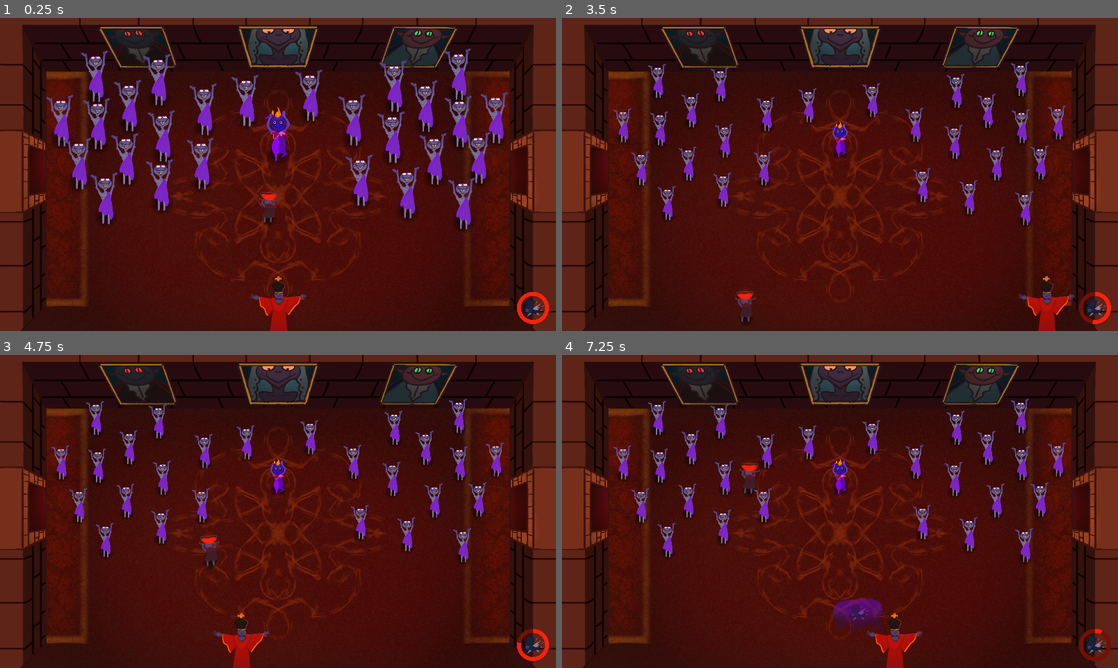
Above: before the commit, frames 1-4 (two rows, left to right).
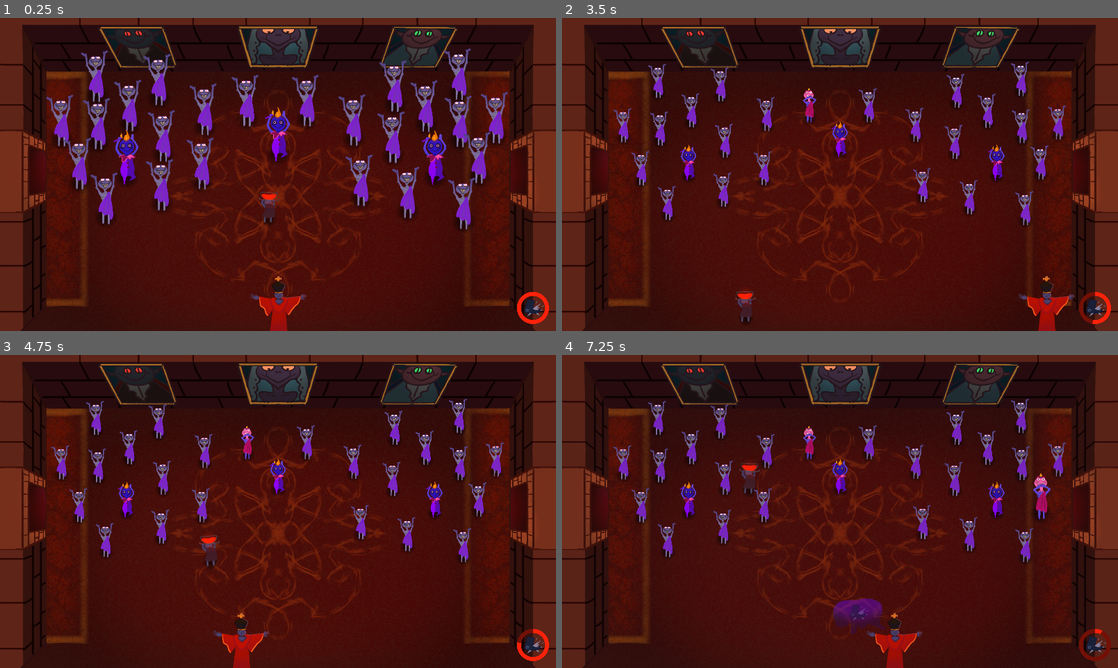
Above: after the commit, the same moments.

Repository: QuantumForgeGames/lest-ye-falter
Game: Godot game, scene res://scenes/levels/level2_debug.tscn
Two runs of this game, one before a commit and one after it. Both use one fixed random seed, a clock stepped at 60 frames per second and the inputs below. This scene is started directly instead of the project's main scene. Sound files missing from this copy of the repository are replaced by a short silence.
Inputs (mouse positions are in pixels of both pictures, inside the frame that each line leads up to):
- Up to frame 1 (0.25 s): no input
- Up to frame 2 (3.5 s): move the mouse to (962, 158) at 0.52 s; hold D (move_right) 0.53-1.28 s; tap Shift (random_kick) at 0.6, 2.1 s; move the mouse to (728, 190) at 1.27 s; hold S (move_down) 1.28-2.03 s; tap O (serve_punch) at 1.35, 2.85 s; move the mouse to (895, 105) at 2.02 s; hold D (move_right) 2.03-2.78 s; move the mouse to (812, 237) at 2.77 s; hold W (move_up) from 2.78 s (still down)
- Up to frame 3 (4.75 s): move the mouse to (444, 558) at 3.52 s; release W (move_up) at 3.53 s; hold A (move_left) from 3.53 s (still down); tap Shift (random_kick) at 3.6 s; move the mouse to (111, 464) at 4.27 s; tap O (serve_punch) at 4.35 s
- Up to frame 4 (7.25 s): move the mouse to (867, 511) at 5.02 s; release A (move_left) at 5.03 s; hold S (move_down) 5.03-5.78 s; tap Shift (random_kick) at 5.1, 6.6 s; move the mouse to (756, 433) at 5.77 s; hold D (move_right) 5.78-6.53 s; tap O (serve_punch) at 5.85 s; move the mouse to (962, 495) at 6.52 s; hold W (move_up) from 6.53 s (still down)

The runs differ from the first frame. In frame 1, 1.3% of the frame differs, in the area x 20-81%, y 16-54%; in frame 2, 0.8%; in frame 3, 0.8%; in frame 4, 1.1%.

Commit message:
updated music connections

Diff:
--- a/scenes/globals/AudioManager.tscn
+++ b/scenes/globals/AudioManager.tscn
@@ -1,31 +1,45 @@
-[gd_scene load_steps=12 format=3 uid="uid://bnpcxbmw6v6mx"]
+[gd_scene load_steps=19 format=3 uid="uid://bnpcxbmw6v6mx"]
 
 [ext_resource type="Script" path="res://scripts/globals/audio_manager.gd" id="1_65yjc"]
-[ext_resource type="AudioStream" uid="uid://cycko6blmfk80" path="res://assets/audio/sfx/cultist_active/Dissenter_Active_1_V1.wav" id="2_e2in6"]
-[ext_resource type="AudioStream" uid="uid://cmkwtj1gx77mf" path="res://assets/audio/sfx/cultist_active/Dissenter_Active_2_V1.wav" id="3_dn4wx"]
-[ext_resource type="AudioStream" uid="uid://dqxbfajsc807i" path="res://assets/audio/sfx/cultist_active/Doubter_Active_1_V1.wav" id="4_g6wp3"]
-[ext_resource type="AudioStream" uid="uid://cwb56vfgl4opu" path="res://assets/audio/sfx/cultist_active/Doubter_Active_2_V1.wav" id="5_3ic8t"]
-[ext_resource type="AudioStream" uid="uid://uvbrkg2h35un" path="res://assets/audio/240615_GodotGameJam2_Music.wav" id="6_dska7"]
-[ext_resource type="AudioStream" uid="uid://dk4i17uvrs5ta" path="res://assets/audio/sfx/mingame/MinigameArrowNote_1_V3.wav" id="6_lbuid"]
-[ext_resource type="AudioStream" uid="uid://db1y7t64dakkj" path="res://assets/audio/sfx/mingame/MinigameArrowNote_2_V3.wav" id="7_wlo4n"]
-[ext_resource type="AudioStream" uid="uid://mbsgaf2hy86e" path="res://assets/audio/sfx/mingame/MinigameArrowNote_3_V3.wav" id="8_71uys"]
-[ext_resource type="AudioStream" uid="uid://btbo3rmnq31d7" path="res://assets/audio/sfx/mingame/MinigameArrowNote_4_V3.wav" id="9_y63iv"]
-[ext_resource type="AudioStream" uid="uid://dbijl8aqs66en" path="res://assets/audio/sfx/mingame/MinigameWin_1_V2.wav" id="10_gnqja"]
+[ext_resource type="AudioStream" uid="uid://byxk2v5rqldu1" path="res://assets/audio/Dissenter_Active_1_V2.wav" id="2_7dvnx"]
+[ext_resource type="AudioStream" uid="uid://b7hwxml686udt" path="res://assets/audio/Dissenter_Active_2_V2.wav" id="3_e1o4j"]
+[ext_resource type="AudioStream" uid="uid://d0s2rkapm2cpl" path="res://assets/audio/Doubter_Active_1_V2.wav" id="4_asa8q"]
+[ext_resource type="AudioStream" uid="uid://wt7eanymw5jg" path="res://assets/audio/Doubter_Active_2_V2.wav" id="5_b1w0b"]
+[ext_resource type="AudioStream" uid="uid://bb7pvob1auedb" path="res://assets/audio/MiniGameArrow_1_V2.wav" id="6_w57nw"]
+[ext_resource type="AudioStream" uid="uid://gv3dg8ntp4ag" path="res://assets/audio/MiniGameArrow_2_V2.wav" id="7_j1488"]
+[ext_resource type="AudioStream" uid="uid://dxkjayhhkcx14" path="res://assets/audio/MiniGameArrow_3_V2.wav" id="8_52vj3"]
+[ext_resource type="AudioStream" uid="uid://bod3sl5jm4nt" path="res://assets/audio/MiniGameArrow_4_V2.wav" id="9_mox5n"]
+[ext_resource type="AudioStream" uid="uid://cbd4t3a5ut5q8" path="res://assets/audio/MiniGameWin_V2.wav" id="10_wcxx1"]
+[ext_resource type="AudioStream" uid="uid://cwmas5882y5wh" path="res://assets/audio/MiniGameLose_V2.wav" id="11_gnt1e"]
+[ext_resource type="AudioStream" uid="uid://cg747dtkxcas0" path="res://assets/audio/PunchBowl_Drink_1_V1.wav" id="12_rfbs4"]
+[ext_resource type="AudioStream" uid="uid://23ovql433dvt" path="res://assets/audio/PunchBowl_Drink_2_V1.wav" id="13_d264d"]
+[ext_resource type="AudioStream" uid="uid://bc02h2gvn4d5k" path="res://assets/audio/PunchBowl_Fill_V1.wav" id="14_uuy28"]
+[ext_resource type="AudioStream" uid="uid://b6uu1y14a0wp2" path="res://assets/audio/GameWin_V1.wav" id="15_qii5t"]
+[ext_resource type="AudioStream" uid="uid://d1a54xq7pip87" path="res://assets/audio/GameLose_V1.wav" id="16_eqm3m"]
+[ext_resource type="AudioStream" uid="uid://jxki7s3b4ul3" path="res://assets/audio/MUSIC_Main_V3.wav" id="17_3ta26"]
+[ext_resource type="AudioStream" uid="uid://co2mhux3k3xjm" path="res://assets/audio/MUSIC_Dissent_Layer_V1.wav" id="18_0hu4k"]
 
-[node name="AudioManager" type="Node2D" node_paths=PackedStringArray("_AudioSpawner", "_BackgroundMusic")]
+[node name="AudioManager" type="Node2D" node_paths=PackedStringArray("_AudioSpawner", "_BackgroundMusic", "BackgroundChanting")]
 process_mode = 3
 script = ExtResource("1_65yjc")
 _AudioSpawner = NodePath("AudioSpawner")
 _BackgroundMusic = NodePath("BackgroundMusic")
-audio_dissenter_active = Array[AudioStreamWAV]([ExtResource("2_e2in6"), ExtResource("3_dn4wx")])
-audio_doubter_active = Array[AudioStreamWAV]([ExtResource("4_g6wp3"), ExtResource("5_3ic8t")])
-audio_minigame_notes = Array[AudioStreamWAV]([ExtResource("6_lbuid"), ExtResource("7_wlo4n"), ExtResource("8_71uys"), ExtResource("9_y63iv")])
-audio_minigame_win = ExtResource("10_gnqja")
+BackgroundChanting = NodePath("BackgroundChanting")
+audio_dissenter_active = Array[AudioStreamWAV]([ExtResource("2_7dvnx"), ExtResource("3_e1o4j")])
+audio_doubter_active = Array[AudioStreamWAV]([ExtResource("4_asa8q"), ExtResource("5_b1w0b")])
+audio_minigame_notes = Array[AudioStreamWAV]([ExtResource("6_w57nw"), ExtResource("7_j1488"), ExtResource("8_52vj3"), ExtResource("9_mox5n")])
+audio_minigame_win = ExtResource("10_wcxx1")
+audio_minigame_lose = ExtResource("11_gnt1e")
+audio_punchbowl_drink = Array[AudioStreamWAV]([ExtResource("12_rfbs4"), ExtResource("13_d264d")])
+audio_punchbowl_fill = ExtResource("14_uuy28")
+audio_game_win = ExtResource("15_qii5t")
+audio_game_lose = ExtResource("16_eqm3m")
 
 [node name="BackgroundMusic" type="AudioStreamPlayer" parent="."]
-stream = ExtResource("6_dska7")
+stream = ExtResource("17_3ta26")
+
+[node name="BackgroundChanting" type="AudioStreamPlayer" parent="."]
+stream = ExtResource("18_0hu4k")
 volume_db = -40.0
 
-[node name="BackgroundChanting" type="AudioStreamPlayer" parent="."]
-
 [node name="AudioSpawner" type="Node" parent="."]
--- a/scenes/levels/level2_debug.tscn
+++ b/scenes/levels/level2_debug.tscn
@@ -83,6 +83,7 @@
 
 [node name="Cultist5" parent="CultistSpawner" instance=ExtResource("5_1vv0e")]
 position = Vector2(437, 535)
+initial_state = 2
 
 [node name="Cultist9" parent="CultistSpawner" instance=ExtResource("5_1vv0e")]
 position = Vector2(365, 671)
@@ -98,6 +99,7 @@
 
 [node name="Cultist4" parent="CultistSpawner" instance=ExtResource("5_1vv0e")]
 position = Vector2(1501, 535)
+initial_state = 2
 
 [node name="Cultist13" parent="CultistSpawner" instance=ExtResource("5_1vv0e")]
 position = Vector2(1588, 406)
@@ -137,7 +139,7 @@
 position = Vector2(852, 334)
 
 [node name="Cultist29" parent="CultistSpawner" instance=ExtResource("5_1vv0e")]
-position = Vector2(1072, 316)
+position = Vector2(1060, 334)
 
 [node name="Cultist20" parent="CultistSpawner" instance=ExtResource("5_1vv0e")]
 position = Vector2(1653, 531)
--- a/scripts/globals/audio_manager.gd
+++ b/scripts/globals/audio_manager.gd
@@ -13,24 +13,41 @@
 @export_group("minigame")
 @export var audio_minigame_notes :Array[AudioStreamWAV] = []
 @export var audio_minigame_win :AudioStreamWAV
+@export var audio_minigame_lose :AudioStreamWAV
+
+@export_group("punchbowl")
+@export var audio_punchbowl_drink :Array[AudioStreamWAV]
+@export var audio_punchbowl_fill :AudioStreamWAV
+
+@export_group("level results")
+@export var audio_game_win :AudioStreamWAV
+@export var audio_game_lose :AudioStreamWAV
 
 
 func _ready () -> void:
-    _BackgroundMusic.play()
-    # connect cultist state change signals to audio cues
-    EventManager.cultist_state_changed.connect(_spawn_cultist_state_change)
+	_BackgroundMusic.play()
+	BackgroundChanting.play()
+
+	# connect cultist state change signals to audio cues
+	EventManager.cultist_state_changed.connect(_spawn_cultist_state_change)
+	EventManager.level_lost.connect(play_stream_oneshot.bind(audio_game_lose))
+	EventManager.level_won.connect(play_stream_oneshot.bind(audio_game_win))
 
 
 func _spawn_cultist_state_change (cultist :Cultist) -> void:
-    match cultist.get_current_state():
-        "Doubt": play_stream_oneshot(audio_doubter_active.pick_random())
-        "Dissent": play_stream_oneshot(audio_dissenter_active.pick_random())
-        _: return
+	match cultist.get_current_state():
+		"Doubt": play_stream_oneshot(audio_doubter_active.pick_random())
+		"Dissent": play_stream_oneshot(audio_dissenter_active.pick_random())
+		_: return
+
+
+func reset_chanting () -> void:
+	self.create_tween().tween_property(BackgroundChanting, "volume_db", -40., 1.5)
 
 
 func play_stream_oneshot (stream :AudioStream) -> void:
-    var audio_player = AudioStreamPlayer.new()
-    _AudioSpawner.add_child(audio_player)
-    audio_player.stream = stream
-    audio_player.finished.connect(func(): audio_player.queue_free())
-    audio_player.play()
+	var audio_player = AudioStreamPlayer.new()
+	_AudioSpawner.add_child(audio_player)
+	audio_player.stream = stream
+	audio_player.finished.connect(func(): audio_player.queue_free())
+	audio_player.play()
--- a/scripts/globals/level_manager.gd
+++ b/scripts/globals/level_manager.gd
@@ -9,42 +9,43 @@
 const MAX_LEVELS :int = 8
 
 var scenes = {
-    "MAIN_MENU": "res://scenes/menus/main_menu.tscn",
-    "INSTRUCTIONS1": "res://scenes/menus/instructions1.tscn",
-    "INSTRUCTIONS2": "res://scenes/menus/instructions2.tscn",
-    "WIN_SCREEN": null
+	"MAIN_MENU": "res://scenes/menus/main_menu.tscn",
+	"INSTRUCTIONS1": "res://scenes/menus/instructions1.tscn",
+	"INSTRUCTIONS2": "res://scenes/menus/instructions2.tscn",
+	"WIN_SCREEN": null
 }
 
 var LAST_LVL: int = 8
 
 
 func _ready () -> void:
-    for i in range(1, MAX_LEVELS +1):
-        scenes["LVL%s" %i] = level_path_template %i
+	for i in range(1, MAX_LEVELS +1):
+		scenes["LVL%s" %i] = level_path_template %i
 
 
 func change_to_next_level(current: int) -> void:
-    change_scene("LVL%s" % (current + 1))
+	change_scene("LVL%s" % (current + 1))
 
 
 func change_scene(target: String) -> void:
-    _change_scene(scenes[target])
+	_change_scene(scenes[target])
 
 
 func _change_scene(target: String) -> void:
-    $ColorRect.mouse_filter = Control.MOUSE_FILTER_STOP
-    animation_player.play("fade")
-    await animation_player.animation_finished
-    get_tree().change_scene_to_file(target)
-    animation_player.play_backwards("fade")
-    $ColorRect.mouse_filter = Control.MOUSE_FILTER_IGNORE
+	AudioManager.reset_chanting()
+	$ColorRect.mouse_filter = Control.MOUSE_FILTER_STOP
+	animation_player.play("fade")
+	await animation_player.animation_finished
+	get_tree().change_scene_to_file(target)
+	animation_player.play_backwards("fade")
+	$ColorRect.mouse_filter = Control.MOUSE_FILTER_IGNORE
 
 
 func reload_scene() -> void:
-    $ColorRect.mouse_filter = Control.MOUSE_FILTER_STOP
-    animation_player.play("fade")
-    await animation_player.animation_finished
-    get_tree().reload_current_scene()
-    animation_player.play_backwards("fade")
-    $ColorRect.mouse_filter = Control.MOUSE_FILTER_IGNORE
-    retry.emit()
+	$ColorRect.mouse_filter = Control.MOUSE_FILTER_STOP
+	animation_player.play("fade")
+	await animation_player.animation_finished
+	get_tree().reload_current_scene()
+	animation_player.play_backwards("fade")
+	$ColorRect.mouse_filter = Control.MOUSE_FILTER_IGNORE
+	retry.emit()
--- a/scripts/hit_handlers/on_input.gd
+++ b/scripts/hit_handlers/on_input.gd
@@ -8,10 +8,13 @@
 func on_collision(body: PhysicsBody2D) -> void:
 	if body is Paddle:
 		if hits_remaining == 0: entity.change_sprite()
+		if hits_remaining < MAX_HIT_COUNT:
+			AudioManager.play_stream_oneshot(AudioManager.audio_punchbowl_fill)
 		hits_remaining = MAX_HIT_COUNT
 		entity.on_paddle_bounce()
 	elif body is Cultist and hits_remaining > 0 and can_serve:
 		hits_remaining -= 1
+		AudioManager.play_stream_oneshot(AudioManager.audio_punchbowl_drink.pick_random())
 		body.on_hit()
 		if hits_remaining == 0: entity.change_sprite()
 
--- a/scripts/system/game_manager.gd
+++ b/scripts/system/game_manager.gd
@@ -65,7 +65,7 @@
 func _on_cultist_escaped(cultist: Cultist) -> void:
 	num_escaped += 1
 	cultist.reparent(get_parent())
-	_check_game_status()
+	if level_active: _check_game_status()
 
 func _recompute_stats(_cultist: Cultist) -> void:
 	num_base = 0
@@ -91,12 +91,15 @@
 	if num_escaped >= MAX_ESCAPED:
 		LevelPrompt.set_lose_text("ESCAPE")
 		EventManager.level_lost.emit()
-	if doubt < 0.15:
+		level_active = false
+	elif doubt < 0.15:
 		LevelPrompt.set_lose_text("DOUBT")
 		EventManager.level_lost.emit()
-	if num_dissent == 0:
+		level_active = false
+	elif num_dissent == 0:
 		LevelPrompt._handle_scoring(num_base_killed, num_doubt_killed)
 		EventManager.level_won.emit()
+		level_active = false
 
 
 func _tween_doubt_shader (doubt :float) -> void:
@@ -104,7 +107,7 @@
 	doubt_tween = get_tree().create_tween()
 	var cur_doubt = doubt_shader.material.get_shader_parameter("transparency")
 	doubt_tween.tween_method(func(d):
-		AudioManager._BackgroundMusic.set_volume_db(remap(d, 0.0, 1.0, -40.0, 0.0))
+		AudioManager.BackgroundChanting.set_volume_db(remap(d, 0.0, 1.0, -40.0, 0.0))
 		doubt_shader.material.set_shader_parameter("transparency", d)
 		doubt_shader.material.set_shader_parameter("thresholds", PackedFloat32Array(
 			[0.6, 0.67, 0.75].map(func(x): return x *d)
--- a/scripts/system/minigame_manager.gd
+++ b/scripts/system/minigame_manager.gd
@@ -27,14 +27,16 @@
 		or Input.is_action_just_pressed("move_right") and combination[0] == GLYPHS.RIGHT
 		or Input.is_action_just_pressed("move_up") and combination[0] == GLYPHS.UP
 		or Input.is_action_just_pressed("move_down") and combination[0] == GLYPHS.DOWN):
-			if (4 -combination.size()) != 3: AudioManager.play_stream_oneshot(AudioManager.audio_minigame_notes.pick_random())
-			_highlight_glyph(4 - combination.size(), 1)
+			var idx = 4 - combination.size()
+			_highlight_glyph(idx, 1)
+			if idx < 3: AudioManager.play_stream_oneshot(AudioManager.audio_minigame_notes.pick_random())
+			else: AudioManager.play_stream_oneshot(AudioManager.audio_minigame_win)
 			combination.remove_at(0)
 		else:
 			EventManager.cultist_escaped.emit(target_cultist)
 			target_cultist.exit_scene()
-			AudioManager.play_stream_oneshot(AudioManager.audio_minigame_notes.pick_random())
 			_highlight_glyph(4 - combination.size(), 0)
+			AudioManager.play_stream_oneshot(AudioManager.audio_minigame_lose)
 			_terminate_minigame()
 
 func _on_cultist_captured(cultist: Cultist):
--- a/scripts/ui/level_prompt_ui.gd
+++ b/scripts/ui/level_prompt_ui.gd
@@ -45,7 +45,6 @@
 		tween.tween_property(doubters_value_label, "self_modulate:a", 1.0, 1.)
 		tween.tween_property(total_value_label, "self_modulate:a", 1.0, 1.)
 		var percent = (level_max_count *100. + level_total) / (level_max_count *100.)
-		print(percent)
 		tween.tween_property(star_progress, "value", abs(percent), 1.5) # progress bar
 	else:
 		print("Non level script calling _on_level_won.")
Not shown, added: assets/audio/MUSIC_Dissent_Layer_V1.wav.import
Not shown, added: assets/audio/MUSIC_Main_V3.wav.import
Not shown: 1 places in scenes/menus/instructions1.tscn that only renumber resources
Not shown: 1 places in scenes/menus/instructions2.tscn that only renumber resources
Not shown, changed: assets/audio/240615_GodotGameJam2_Music.wav
Not shown, added: assets/audio/Dissenter_Active_1_V2.wav
Not shown, added: assets/audio/Dissenter_Active_2_V2.wav
Not shown, added: assets/audio/Doubter_Active_1_V2.wav
Not shown, added: assets/audio/Doubter_Active_2_V2.wav
Not shown, added: assets/audio/GameLose_V1.wav
Not shown, added: assets/audio/GameWin_V1.wav
Not shown, added: assets/audio/MUSIC_Dissent_Layer_V1.wav
(and 19 more such lines)
